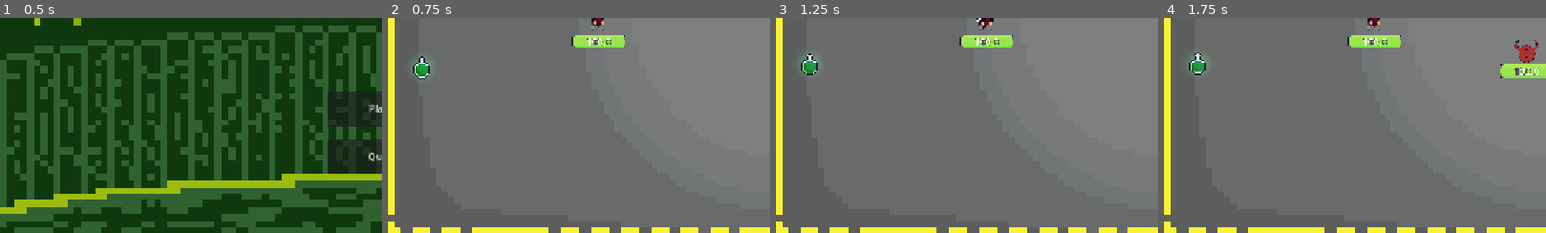
Above: before the commit, frames 1-4 (left to right).
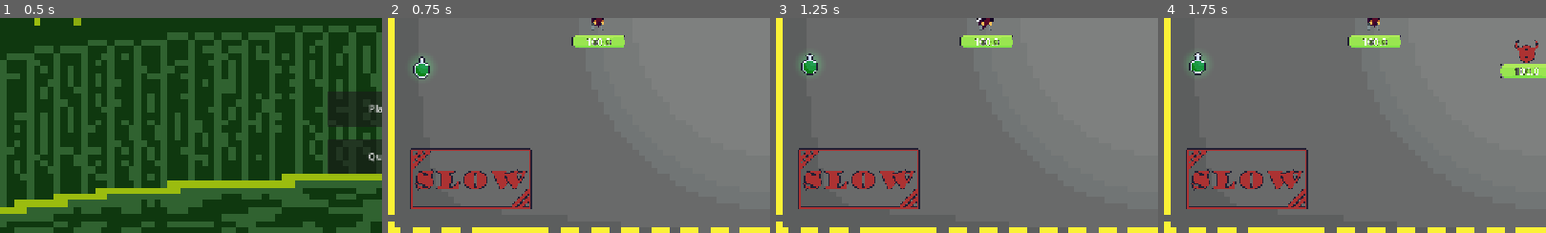
Above: after the commit, the same moments.

Repository: Darkcitrus/darkspracticegame-main
Game: Godot game, scene res://scenes/TestingArea.tscn
The game is run twice, just before and just after one commit, with the same random seed, the same clock (stepped at 60 frames per second) and the same inputs.
Inputs (mouse positions are % of the whole screen's width and height, from its top left):
- Up to frame 1 (0.5 s): no input
- Up to frame 2 (0.75 s): click "Play :)" at 0.5 s
- Up to frame 3 (1.25 s): no input
- Up to frame 4 (1.75 s): tap Enter at 1.25 s; drag from (47, 39) to (31, 48) at 1.27 s
The pictures show only the part of the screen within x 0-50%, y 50-100%; the shares and areas given below are measured in that part.

Frame 1 is identical in both runs. In frame 2, 3.3% of the frame differs, in the area x 5-38%, y 60-89%; in frame 3, 3.3%; in frame 4, 3.3%.

Commit message:
Add slow zone mechanic; implement player speed reduction and restoration logic, prevent player from taking actions when dying

Diff:
--- a/scenes/game_world.tscn
+++ b/scenes/game_world.tscn
@@ -9,6 +9,7 @@
 [ext_resource type="PackedScene" uid="uid://ptova16jy6e" path="res://scenes/mov_spd_pot.tscn" id="7_bhwwd"]
 [ext_resource type="PackedScene" uid="uid://cxhkwdjl7k1vi" path="res://scenes/bear_trap.tscn" id="8_pdbwf"]
 [ext_resource type="PackedScene" uid="uid://chtib422n2147" path="res://scenes/spike_pad.tscn" id="9_u1jpj"]
+[ext_resource type="PackedScene" uid="uid://jpyb18vqon6i" path="res://scenes/slow_zone.tscn" id="10_uh34q"]
 
 [node name="GameWorld" type="Node2D"]
 position = Vector2(640, 350)
@@ -52,6 +53,10 @@
 [node name="SpikePad" parent="." instance=ExtResource("9_u1jpj")]
 position = Vector2(350, 44)
 
+[node name="slow_zone" parent="." instance=ExtResource("10_uh34q")]
+position = Vector2(-469, 278)
+scale = Vector2(1.585, 1.585)
+
 [editable path="Player"]
 [editable path="Dummy Manager"]
 [editable path="Dummy Manager/Dummy"]
--- /dev/null
+++ b/scenes/slow_zone.tscn
@@ -0,0 +1,17 @@
+[gd_scene load_steps=4 format=3 uid="uid://jpyb18vqon6i"]
+
+[ext_resource type="Texture2D" uid="uid://buqp2hxto8akt" path="res://assets/SLOWZONE.png" id="1_elogu"]
+[ext_resource type="Script" uid="uid://45qqewt30xpr" path="res://scripts/slow_zone.gd" id="1_vh3kn"]
+
+[sub_resource type="RectangleShape2D" id="RectangleShape2D_lxnbx"]
+size = Vector2(126, 62)
+
+[node name="slow_zone" type="Area2D" groups=["Effect"]]
+script = ExtResource("1_vh3kn")
+
+[node name="Sprite2D" type="Sprite2D" parent="."]
+texture_filter = 1
+texture = ExtResource("1_elogu")
+
+[node name="CollisionShape2D" type="CollisionShape2D" parent="."]
+shape = SubResource("RectangleShape2D_lxnbx")
--- a/scripts/Player.gd
+++ b/scripts/Player.gd
@@ -136,11 +136,34 @@
 	print("Player position verified after deferred call:", global_position)
 	print("Player: Position verified after deferred call:", global_position)
 
+# Check if the player can take actions (not dying, trapped, etc.)
+func can_take_actions() -> bool:
+	# Check if the death animation is playing
+	if has_node("PlayerAnimation") and $PlayerAnimation.is_death_animation_playing():
+		return false
+
+	# Check other conditions that prevent actions
+	if not alive or is_trapped or knockback_active:
+		return false
+
+	return true
+
 # Override the default _physics_process to handle knockback
 func _physics_process(delta):
+	# Check if the player can take actions
+	if not alive:
+		# Still process animation for death, but don't allow any movement or actions
+		if has_node("PlayerAnimation"):
+			$PlayerAnimation._physics_process(delta)
+		velocity = Vector2.ZERO
+		move_and_slide()
+		return
+
 	# Skip movement if trapped by a bear trap
 	if is_trapped:
 		velocity = Vector2.ZERO
+		if has_node("PlayerAnimation"):
+			$PlayerAnimation._physics_process(delta)
 		move_and_slide()
 		return
 
@@ -155,13 +178,24 @@
 		else:
 			# Apply knockback movement
 			velocity = knockback_direction * knockback_strength
+			if has_node("PlayerAnimation"):
+				$PlayerAnimation._physics_process(delta)
 			move_and_slide()
 			return  # Skip normal movement processing
+
+	# Check if the death animation is playing
+	if has_node("PlayerAnimation") and $PlayerAnimation.is_death_animation_playing():
+		# If death animation is playing, don't allow any actions
+		velocity = Vector2.ZERO
+		$PlayerAnimation._physics_process(delta) # Still process animation
+		move_and_slide()
+		return
 
 	# Normal movement processing if no knockback
 	$PlayerMovement._physics_process(delta)
 	$PlayerAttack._physics_process(delta)
 	$PlayerHealth._physics_process(delta)
+	$PlayerAnimation._physics_process(delta)
 	move_and_slide()
 
 func _on_respawn_timer_timeout():
--- a/scripts/PlayerAnimation.gd
+++ b/scripts/PlayerAnimation.gd
@@ -6,6 +6,7 @@
 var last_direction_x: float = 1.0 # Keep track of last horizontal movement direction
 var hurt_animation_played: bool = false # Track if the hurt animation has been played while trapped
 var hurt_animation_finished: bool = false # Track if the hurt animation has completed
+var is_dying: bool = false # Track if the death animation is currently playing
 
 func initialize(player_node: Node):
 	player = player_node
@@ -29,6 +30,9 @@
 func update_animation():
 	# Handle death animation as highest priority
 	if not player.alive:
+		if not is_dying:
+			is_dying = true # Set the dying flag when death animation starts
+			print("Death animation started - disabling player input")
 		play_animation("Death")
 		return
 
@@ -137,8 +141,15 @@
 		else:
 			update_animation()
 	elif sprite.animation == "Death":
+			# Reset dying flag when animation finishes (although player remains dead)
+			is_dying = false
+			print("Death animation finished")
 			# When death animation is finished, notify the PlayerHealth script
 			if player.has_node("PlayerHealth"):
 				player.get_node("PlayerHealth").on_death_animation_finished()
 			# Keep the last frame visible
 			sprite.stop()
+
+# Public function to check if death animation is playing
+func is_death_animation_playing() -> bool:
+	return is_dying
--- a/scripts/PlayerAttack.gd
+++ b/scripts/PlayerAttack.gd
@@ -30,13 +30,23 @@
 		print("AttackHurtbox position: ", player.attack_hurtbox.position)
 
 func _physics_process(delta):
-	if player:
-		player.attack_direction = (player.get_global_mouse_position() - player.global_position).normalized()
-		basic_attack(delta)
-		shoot_fireball()
-		shoot_auto_attack()  # Add auto-attack functionality
+	if not player:
+		return
+
+	# Skip all attack processing if player can't take actions
+	if not player.can_take_actions():
+		return
+
+	player.attack_direction = (player.get_global_mouse_position() - player.global_position).normalized()
+	basic_attack(delta)
+	shoot_fireball()
+	shoot_auto_attack()  # Add auto-attack functionality
 
 func basic_attack(_delta):
+	# Skip if player can't take actions
+	if not player.can_take_actions():
+		return
+
 	# Changed from left_click to ui_e (E key)
 	if Input.is_action_pressed("ui_e") and not player.attacking:
 		var current_time = Time.get_ticks_msec() / 1000.0
@@ -123,6 +133,10 @@
 				print("Target is in group: ", group)
 
 func shoot_fireball():
+	# Skip if player can't take actions
+	if not player.can_take_actions():
+		return
+
 	# Changed from ui_e to ui_r (Q key)
 	if Input.is_action_pressed("ui_q"):
 		# Get current time
@@ -162,6 +176,10 @@
 				player.current_target = null
 
 func shoot_auto_attack():
+	# Skip if player can't take actions
+	if not player.can_take_actions():
+		return
+
 	# Changed from ui_q to right_click
 	if Input.is_action_pressed("right_click"):  # Right click for auto-attack
 		# Get current time
--- a/scripts/PlayerHealth.gd
+++ b/scripts/PlayerHealth.gd
@@ -46,10 +46,34 @@
 	player.visible = false
 
 func _on_respawn_timer_timeout():
+	# Reset health
 	player.health = player.max_health
 	player.alive = true
 	player.visible = true
 	player.position = Vector2(100, 100)
+
+	# Update the healthbar
 	if player.healthbar:
 		player.healthbar.value = player.health
-	print("Player respawned!")
+
+	# Reset the player animation system's dying state
+	# This ensures the animation system knows we're no longer in the dying state
+	if player.has_node("PlayerAnimation"):
+		var animation_node = player.get_node("PlayerAnimation")
+		if animation_node.is_dying:
+			animation_node.is_dying = false
+
+	# Reset any player input states to ensure inputs work after respawn
+	player.attacking = false
+	player.dodging = false
+	player.knockback_active = false
+	player.is_trapped = false
+	player.velocity = Vector2.ZERO
+
+	# Reset movement abilities
+	player.can_dodge = true
+	player.dodges = player.MAX_DODGES
+	if player.dodge_label:
+		player.dodge_label.text = str(player.dodges)
+
+	print("Player respawned and states reset!")
--- a/scripts/PlayerMovement.gd
+++ b/scripts/PlayerMovement.gd
@@ -17,15 +17,18 @@
 	dodge_cooldown.timeout.connect(_on_dodge_cooldown_timeout)
 
 func _physics_process(_delta):
-	# Skip movement if knockback is active
-	if player.knockback_active:
+	# Skip movement if player can't take actions
+	if not player or not player.can_take_actions():
 		return
 
 	# Normal movement code
-	if player:
-		handle_movement()
+	handle_movement()
 
 func handle_movement():
+	# Check again if the player can take actions (in case this is called directly)
+	if not player.can_take_actions():
+		return
+
 	if not player.dodging:
 		player.move_input = Input.get_vector("ui_left", "ui_right", "ui_up", "ui_down")
 	var SPEED = player.run_speed if not player.dodging else player.dodge_speed
@@ -36,6 +39,10 @@
 			handle_dodge()
 
 func handle_dodge():
+	# One more check to ensure player can take actions
+	if not player.can_take_actions():
+		return
+
 	if player.dodges > 0:
 		player.dodges -= 1
 		print("Dodge started! Remaining dashes: " + str(player.dodges))
--- /dev/null
+++ b/scripts/slow_zone.gd
@@ -0,0 +1,48 @@
+extends Area2D
+
+# Percentage to slow the player by (0.5 = 50% of normal speed = 50% slowdown)
+@export var slow_factor: float = 0.5
+
+# Variables to store player reference and original speed
+var player_in_zone: bool = false
+var player_ref: Node = null
+var original_speed: float = 0.0
+
+func _ready():
+	# Connect signals for player entering and exiting the zone
+	if not is_connected("body_entered", _on_body_entered):
+		connect("body_entered", _on_body_entered)
+	if not is_connected("body_exited", _on_body_exited):
+		connect("body_exited", _on_body_exited)
+
+# When a body enters the slow zone
+func _on_body_entered(body: Node):
+	# Check if it's the player
+	if body.is_in_group("Player") and not player_in_zone:
+		player_in_zone = true
+		player_ref = body
+		# Store the original speed before modifying it
+		original_speed = player_ref.run_speed
+
+		# Apply slowdown effect
+		player_ref.run_speed *= slow_factor
+		print("Player slowed to " + str(player_ref.run_speed) + " (original: " + str(original_speed) + ")")
+
+# When a body exits the slow zone
+func _on_body_exited(body: Node):
+	# Check if it's the player we slowed down
+	if body.is_in_group("Player") and player_in_zone and body == player_ref:
+		# Restore original speed
+		player_ref.run_speed = original_speed
+		print("Player speed restored to " + str(original_speed))
+
+		# Reset tracking variables
+		player_in_zone = false
+		player_ref = null
+
+# Add cleanup when scene changes or node is removed
+func _exit_tree():
+	# Make sure player speed is reset if zone is removed while player is inside
+	if player_in_zone and player_ref != null and is_instance_valid(player_ref):
+		player_ref.run_speed = original_speed
+		print("Cleanup: Player speed restored to " + str(original_speed))
Binary file added: assets/SLOWZONE.png
Not shown, added: assets/SLOWZONE.png.import
Not shown: 1 places in scenes/game_world.tscn that only renumber resources
Not shown, added: scripts/slow_zone.gd.uid
